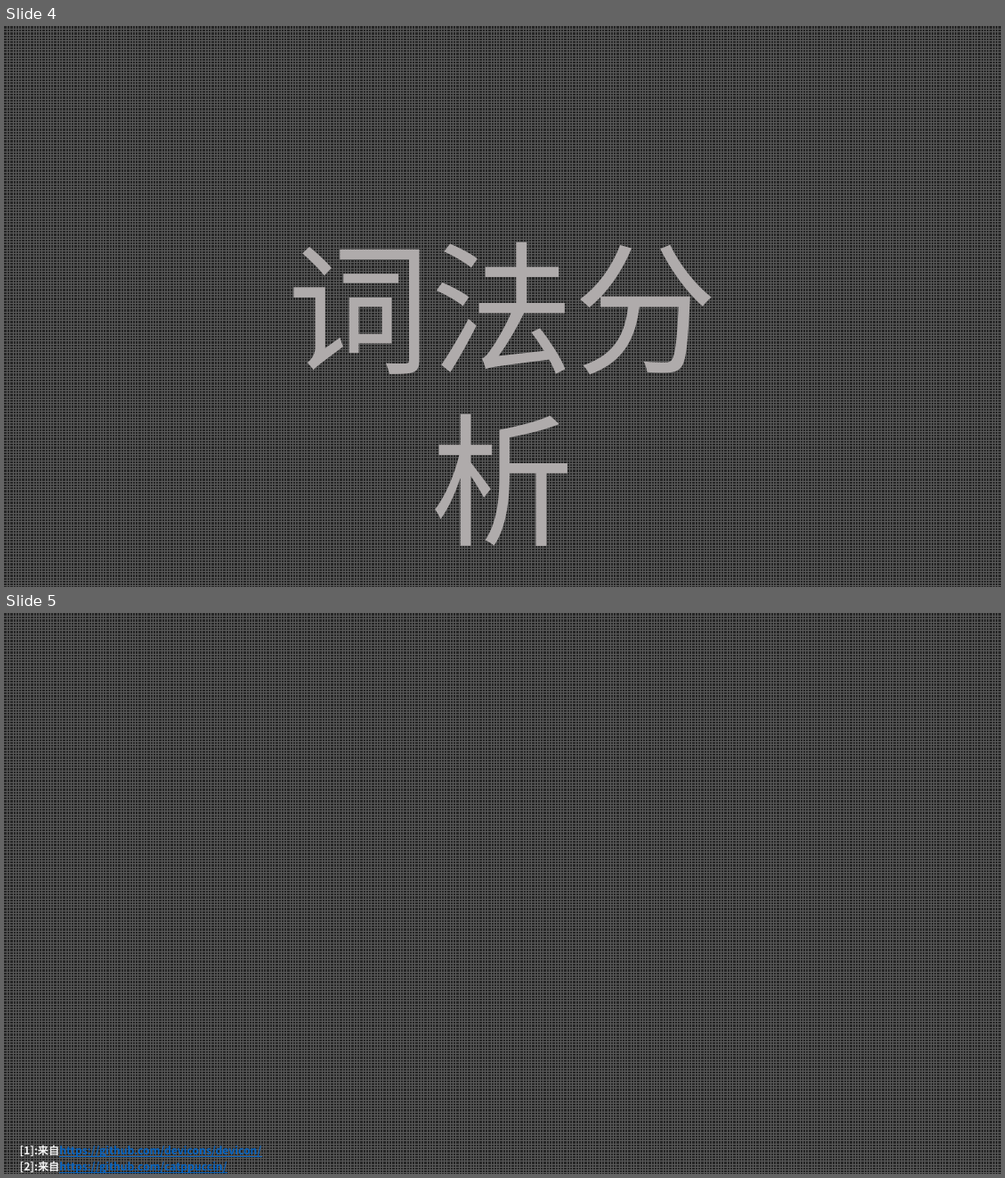
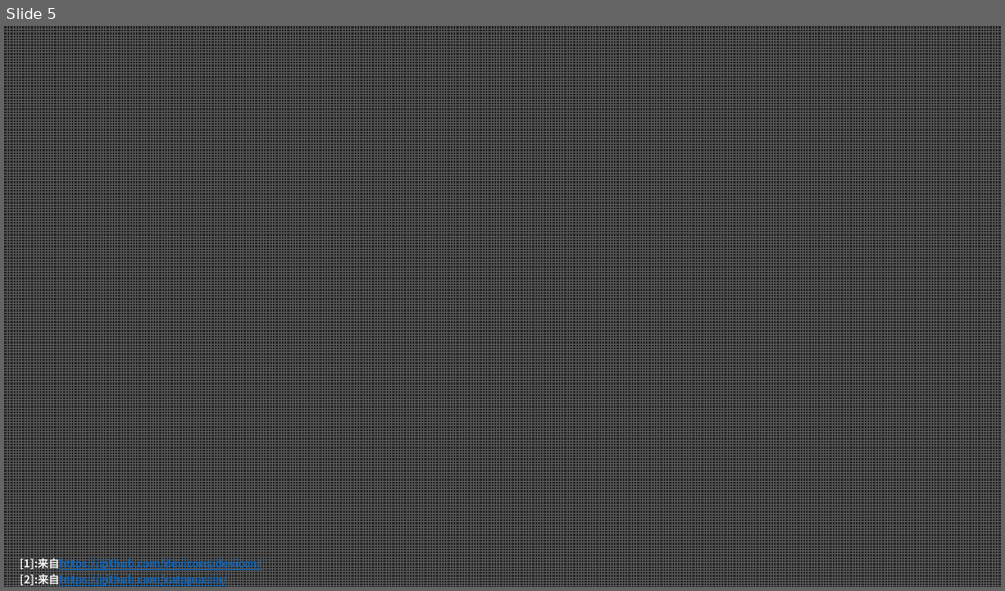
Before and after one commit to Focasius/Focasius, a slide deck: Vol.0/Vol-0.pptx. Shown one above the other, each under a label of ours: slides 4 and 5 before the commit, slide 5 after it. The pictures are 1005x1178 and 1005x591 pixels, drawn with LibreOffice and Linux fonts; fonts in the diff are those of the drawing. Boxes give left, top, right and bottom in pixels: in the first picture for what was removed or moved away, otherwise in the second. Text is boxed around its words. In the diff, an @@ line names an element or a change of style, - is before the commit and + after.

```diff
--- a/Vol.0/Vol-0.pptx
+++ b/Vol.0/Vol-0.pptx
@@ slide 4 removed at (4,26,1001,587), background pattern #595959 on #262626 @@
@@ text removed at (287,217,717,570) @@
-词法分析
```
Also in this commit, not shown: 2 slides changed, 2 slides added, 1 other slide removed, 1 other file.
